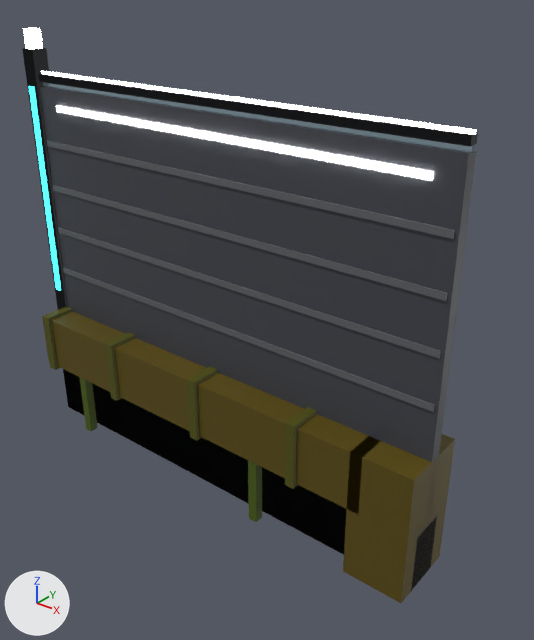
One commit to the glTF model public/scenes/world/world-high-corpo.glb: the scene before it, then after it.
Rendered twice from a camera (50 mm lens) standing at (3.69, -3.97, 4.17) and looking at (0.08, 0.56, 1.36). The axes (+X, +Y, +Z) are drawn at lower left. The lights are the same throughout. The picture after the commit comes second. Where no turn or scale is listed for an object, it has been applied to the vertices.

Script lines for the objects in view, before the commit:
```python
me_ncw_proto_ed_co_glass_glow = bpy.data.meshes.new('NCW_proto_ed_co_glass_glow')
me_ncw_proto_ed_co_glass_glow.from_pydata(...)  # 8 vertices, 10 faces; spans x -1.96..1.96, y -0.01..0.01, z -0.01..0.01
me_ncw_proto_ed_co_glass_glow.materials.append(mat_ncw_glow)
me_ncw_proto_ed_co_glass_steel = bpy.data.meshes.new('NCW_proto_ed_co_glass_steel')
me_ncw_proto_ed_co_glass_steel.from_pydata(...)  # 24 vertices, 30 faces; spans x -2.03..2.03, y -0.18..0.18, z -1.5..1.5
me_ncw_proto_ed_co_glass_steel.materials.append(mat_ncw_steel)
me_ncw_proto_roof_duct_worn = bpy.data.meshes.new('NCW_proto_roof_duct_worn')
me_ncw_proto_roof_duct_worn.from_pydata(...)  # 80 vertices, 100 faces; spans x -2.0..2.0, y -0.33..0.33, z -0.57..0.57
me_ncw_proto_roof_duct_worn.materials.append(mat_ncw_worn)
ob_proto_ed_co_glass_glow = bpy.data.objects.new('proto_ed_co_glass_glow', me_ncw_proto_ed_co_glass_glow)
ob_proto_ed_co_glass_glow.location = (0.04, 0.0, 3.31)
ob_proto_ed_co_glass_steel = bpy.data.objects.new('proto_ed_co_glass_steel', me_ncw_proto_ed_co_glass_steel)
ob_proto_ed_co_glass_steel.location = (-0.03, 0.0, 2.0)
ob_proto_roof_duct_worn = bpy.data.objects.new('proto_roof_duct_worn', me_ncw_proto_roof_duct_worn)
ob_proto_roof_duct_worn.location = (0.0, 0.0, 0.56)
# also in view: 'proto_ed_co_glass_clearglass' at (0.04, 0.0, 1.9); 'proto_ed_co_gate_dark' at (0.0, 0.0, 0.52); 'proto_ed_co_glass_dark' at (0.0, 0.0, 0.25); 'proto_ed_co_gate_steel' at (-0.03, 0.0, 2.0); 'proto_ed_co_glass_neon_cyan' at (-2.0, -0.08, 2.25)
```
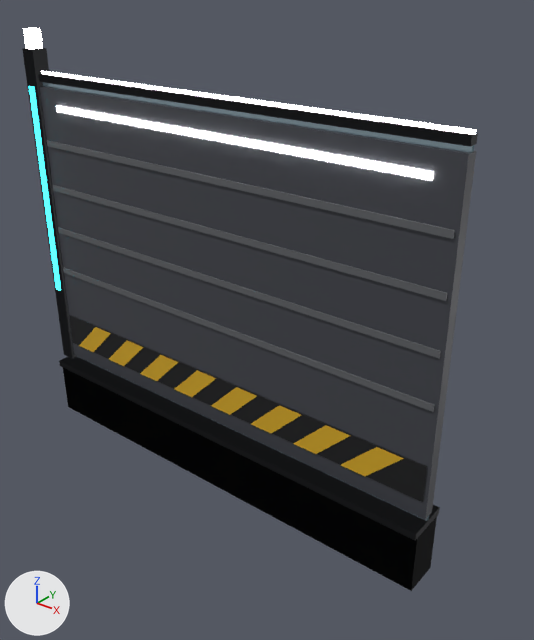
The change, as a diff of the scene's bpy script:
```diff
--- a/public/scenes/world/world-high-corpo.glb.py
+++ b/public/scenes/world/world-high-corpo.glb.py
@@ ob_proto_roof_duct_worn @@
-ob_proto_roof_duct_worn = bpy.data.objects.new('proto_roof_duct_worn', me_ncw_proto_roof_duct_worn)
-ob_proto_roof_duct_worn.location = (0.0, 0.0, 0.56)
```

What differs and where, as boxes [x1, y1, x2, y2] in the pictures (534 x 640 px):
'proto_roof_duct_worn', deleted (brown): before [42, 307, 455, 603]
'proto_ed_co_gate_dark', unchanged, uncovered by the edit: before [63, 369, 436, 591]; after [63, 315, 436, 591]
'proto_ed_co_gate_hazard', unchanged, uncovered by the edit: after [79, 327, 404, 476]
